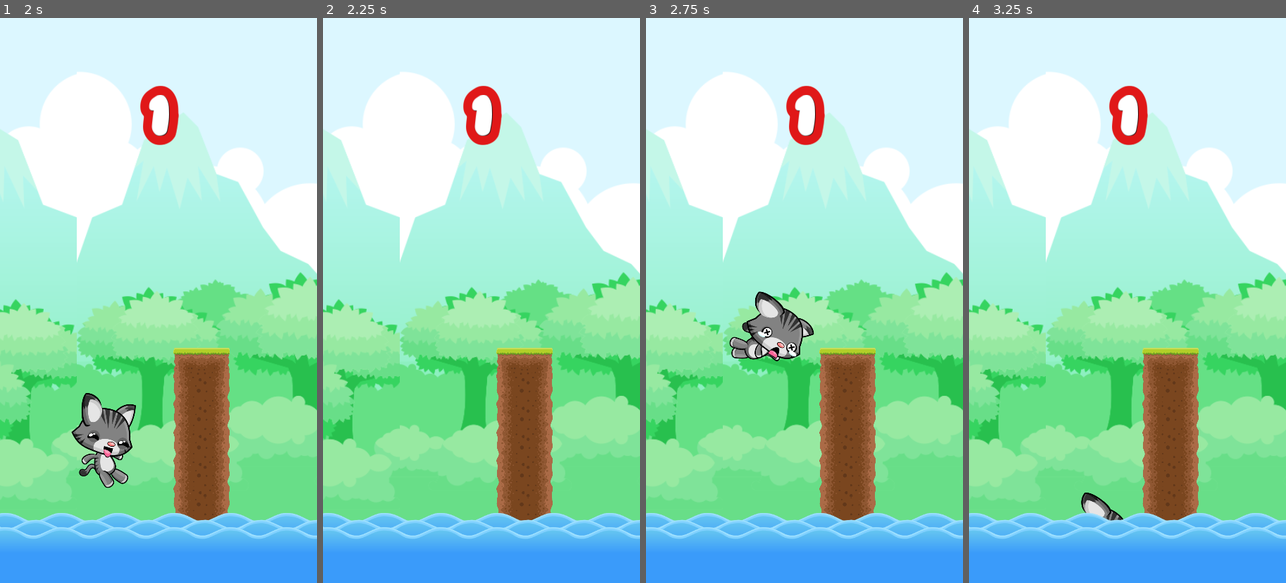
Above: before the commit, frames 1-4 (left to right).
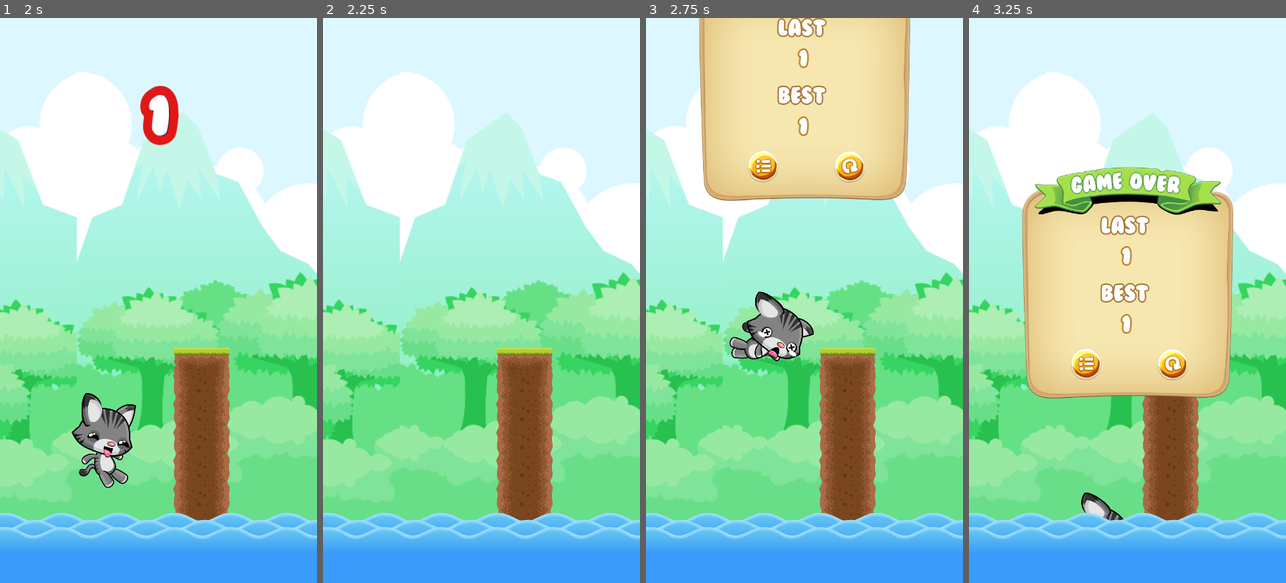
Above: after the commit, the same moments.

Repository: tiagoskaterock/Cat_Jump
Game: Godot game, scene res://assets/scenes/game.tscn
Same seed, same stepped clock (60 frames per second), same inputs: the game is played once before the commit and once after it.
Inputs (mouse positions are in pixels of both pictures, inside the frame that each line leads up to):
- Up to frame 1 (2 s): move the mouse to (228, 272) at 0.52 s; click (228, 272) at 0.67 s; move the mouse to (95, 328) at 1.27 s; click (95, 328) at 1.42 s
- Up to frame 2 (2.25 s): move the mouse to (513, 176) at 2.02 s; click (513, 176) at 2.17 s
- Up to frame 3 (2.75 s): no input
- Up to frame 4 (3.25 s): move the mouse to (1111, 413) at 2.77 s; click (1111, 413) at 2.92 s

Frame 1 is identical in both runs. In frame 2, 1.0% of the frame differs, in the area x 44-57%, y 12-23%; in frame 3, 21%; in frame 4, 26%, in the area x 16-84%, y 12-68%.

Commit message:
tela dew game over já aparece após a morte do gato

Diff:
--- a/assets/scripts/cat.gd
+++ b/assets/scripts/cat.gd
@@ -38,6 +38,7 @@
 		is_alive = false
 		linear_velocity = Vector2(0, JUMP_FORCE * 2)
 		$animation.play("dead")
+		get_tree().call_group("hud_group", "game_over")
 
 # touch screen
 func _input(event: InputEvent) -> void:
--- a/assets/scripts/hud.gd
+++ b/assets/scripts/hud.gd
@@ -5,3 +5,10 @@
 func count_score():
 	points += 1
 	$score.text = str(points)
+
+func game_over():
+	print("game_over")
+	$score.hide()
+	$game_over/animation.play("game_over")
+	$game_over/last_score.text = str(points)
+	$game_over/best_score.text = str(points)
